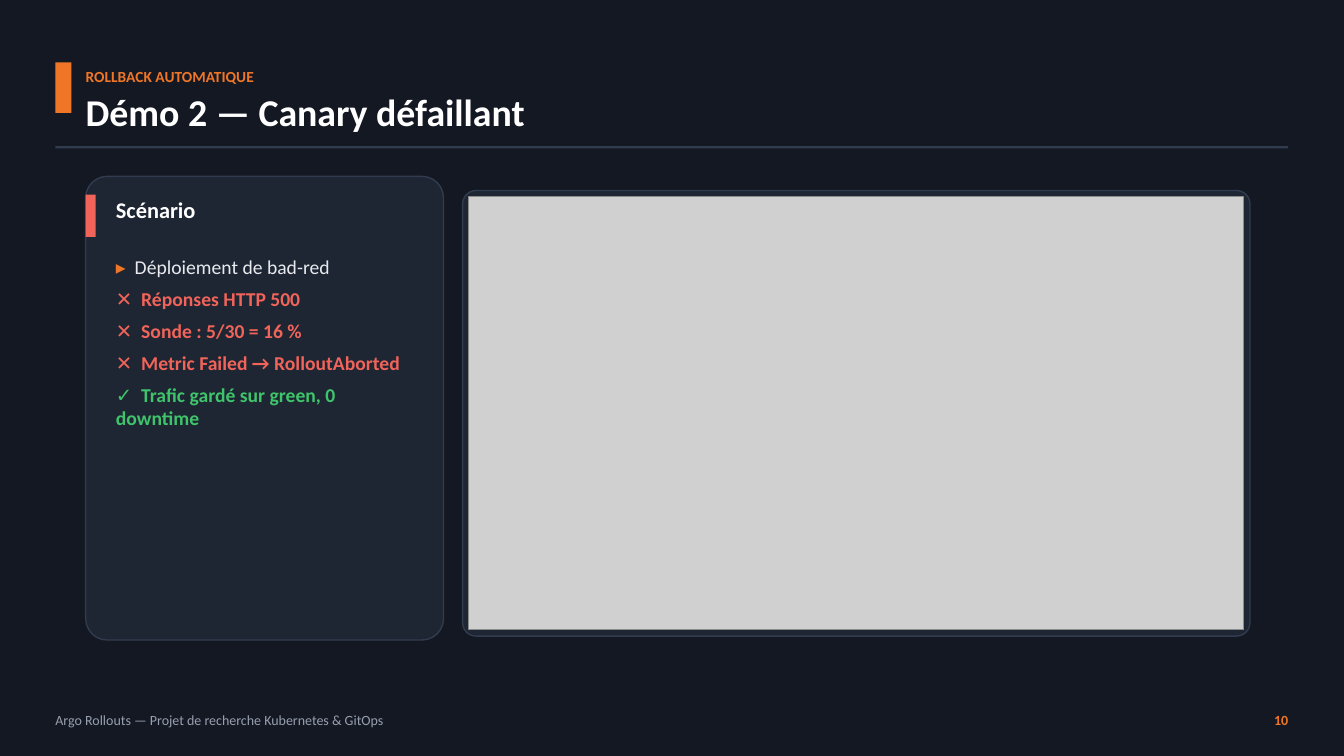
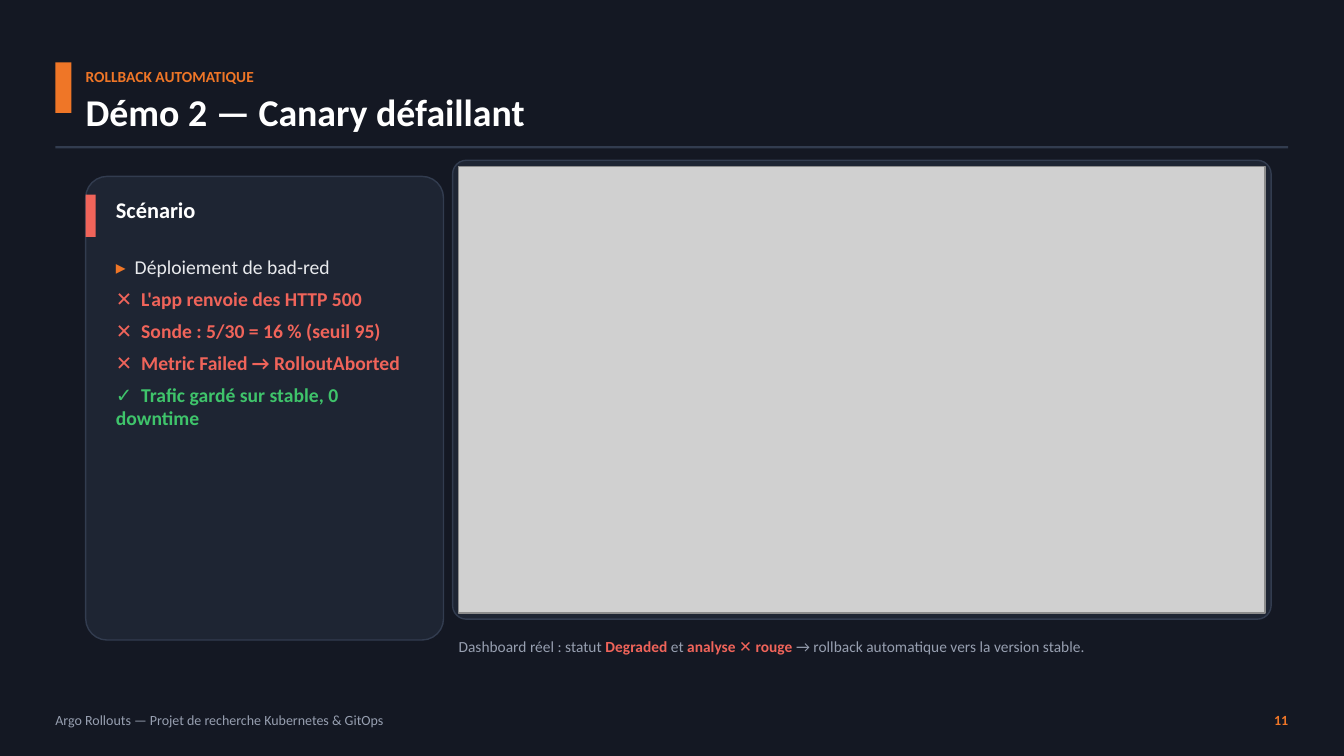
Before and after one commit to Louis-JB/argo-rollouts-demo, a slide deck: slide 12 of slides/argo-rollouts.pptx (slide 11 before the commit). Drawn at 1344x756 pixels with LibreOffice and Linux fonts; fonts in the diff are those of the drawing; grey boxes stand for pictures. Boxes give left, top, right and bottom in pixels: in the first picture for what was removed or moved away, otherwise in the second. Text is boxed around its words. In the diff, an @@ line names an element or a change of style, - is before the commit and + after.

Commit message:
Diapo auto-explicatif : vrais screenshots dashboard + contexte + conclusion
- Démos 1 & 2 : vraies captures du dashboard Argo Rollouts (vue détaillée)
  canary sain (analyse verte) / rollback (Degraded, analyse rouge) + légendes
- Nouvelle slide 'Pourquoi ce sujet ?' (contexte, motivation, démarche)
- Conclusion redirigeant vers le dépôt (suppression slide Questions)
- Nettoyage des images terminal devenues inutilisées (14 slides)

```diff
--- a/slides/argo-rollouts.pptx
+++ b/slides/argo-rollouts.pptx
@@ rounded rectangle: place and size @@
-rounded rectangle at (463,191,1250,636)
+rounded rectangle at (453,160,1271,619)
@@ picture: place and size @@
-picture at (469,197,1244,630)
+picture at (459,166,1265,613)
@@ text at (141,292,381,341): text changed @@
-✕ Réponses HTTP 500
-✕ Sonde : 5/30 = 16 %
+✕ L'app renvoie des HTTP 500
+✕ Sonde : 5/30 = 16 % (seuil 95)
@@ text at (116,388,338,425): text changed @@
-✓ Trafic gardé sur green, 0 downtime
+✓ Trafic gardé sur stable, 0 downtime
@@ text added at (459,641,1084,655), 11 pt, text #979FB0 @@
+Dashboard réel : statut Degraded et analyse ✕ rouge → rollback automatique vers la version stable.
@@ text at (1274,716,1288,725): text changed @@
-10
+11
```
Also in this commit, not shown: 9 other slides changed, 1 slide added, 1 slide removed, 8 other files.
